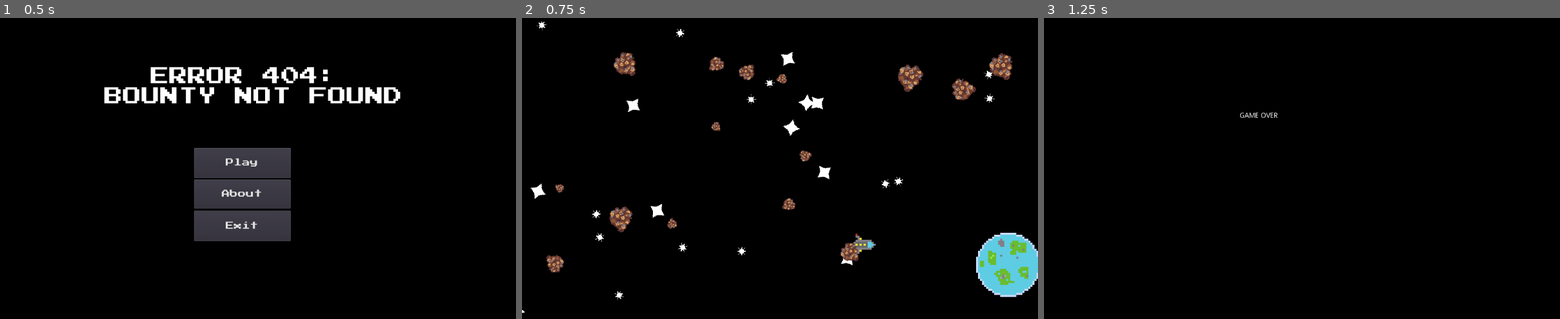
Above: before the commit, frames 1-3 (left to right).
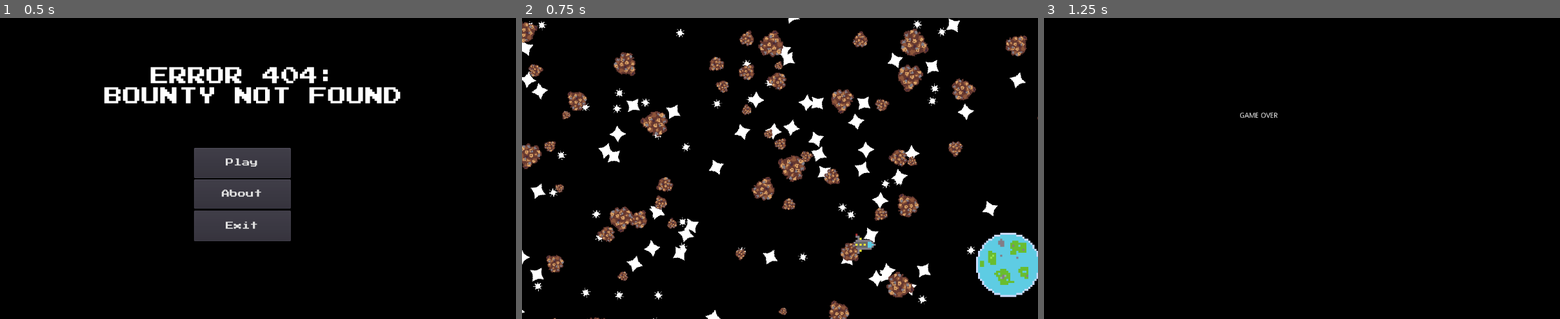
Above: after the commit, the same moments.

Repository: TechRunner2/404-Bounty-Not-Found
Game: Godot game, scene res://Scenes/Main Menu.tscn
Two runs of this game, one before a commit and one after it. Both use one fixed random seed, a clock stepped at 60 frames per second and the inputs below.
Inputs:
- Up to frame 1 (0.5 s): no input
- Up to frame 2 (0.75 s): click "Play" at 0.5 s
- Up to frame 3 (1.25 s): no input

Frame 1 is identical in both runs. In frame 2, 9.0% of the frame differs, in the area x 0-100%, y 0-100%; in frame 3, nothing differs.

Commit message:
Range Calculations

Diff:
--- a/Assets/Scripts/GenerateAsteroids.gd
+++ b/Assets/Scripts/GenerateAsteroids.gd
@@ -8,8 +8,8 @@
 
 func generate(pos, dim):
 	for i in range(amount):
-		var nx = rand_range(pos.x-(dim.x/2), pos.x+(dim.x/2))
-		var ny = rand_range(pos.y-(dim.y/2), pos.y+(dim.y/2))
+		var nx = rand_range(-pos.x-(dim.x/2), pos.x+(dim.x/2))
+		var ny = rand_range(-pos.y-(dim.y/2), pos.y+(dim.y/2))
 		var rot = rand_range(0, 360)
 		var size = rand_range(min_scale, max_scale)
 		var a = Obj.instance()
--- a/Assets/Scripts/Stars.gd
+++ b/Assets/Scripts/Stars.gd
@@ -7,8 +7,8 @@
 func generate(pos, dim):
 	#Create New Children
 	for i in range(quanity):
-		var nx = rand_range(pos.x-(dim.x/2), pos.x+(dim.x/2))
-		var ny = rand_range(pos.y-(dim.y/2), pos.y+(dim.y/2))
+		var nx = rand_range(-pos.x-(dim.x/2), pos.x+(dim.x/2))
+		var ny = rand_range(-pos.y-(dim.y/2), pos.y+(dim.y/2))
 		var rot = rand_range(0, 360)
 		var location = Vector2(nx, ny)
 		var star = stars[int(rand_range(0, stars.size()))]
